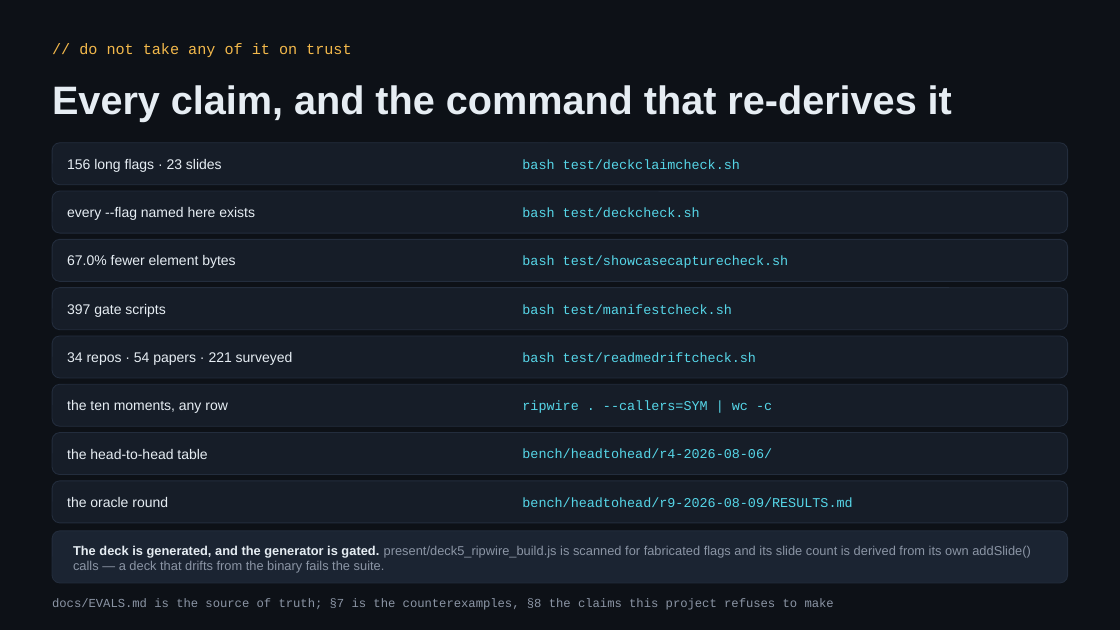
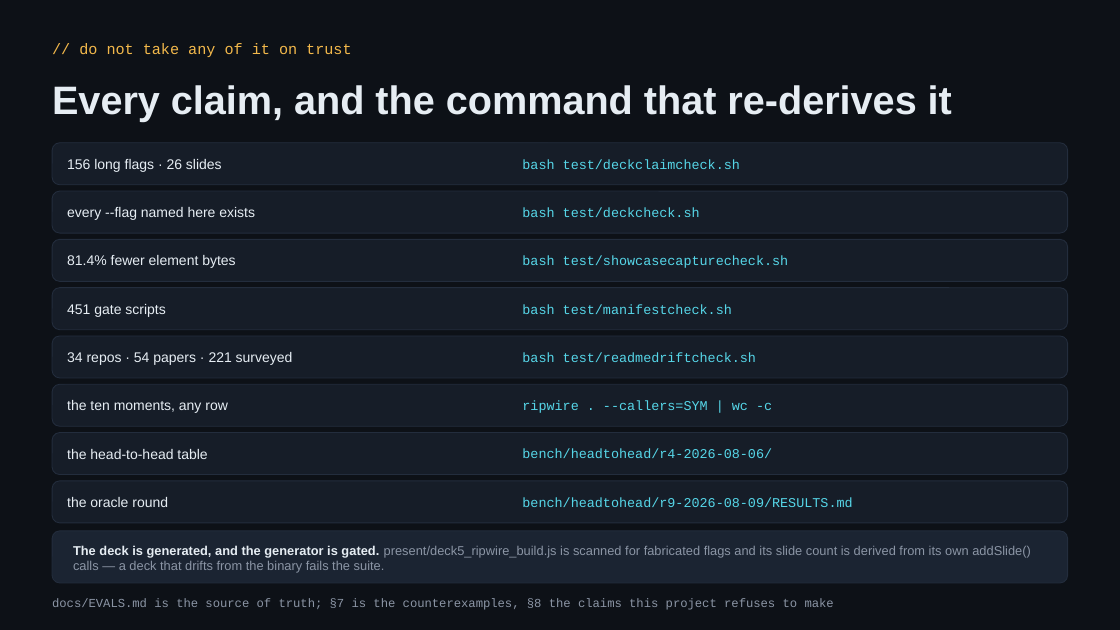
Before and after one commit to redhat-et/ripwire, a slide deck: slide 25 of present/ripwire-showcase.pptx (slide 22 before the commit). Drawn at 1120x630 pixels with LibreOffice and Linux fonts; fonts in the diff are those of the drawing. Boxes give left, top, right and bottom in pixels: in the first picture for what was removed or moved away, otherwise in the second. Text is boxed around its words. In the diff, an @@ line names an element or a change of style, - is before the commit and + after.

```diff
--- a/present/ripwire-showcase.pptx
+++ b/present/ripwire-showcase.pptx
@@ text at (67, 159, 222, 172): text changed @@
-156 long flags · 23 slides
+156 long flags · 26 slides
@@ text at (67, 255, 235, 268): text changed @@
-67.0% fewer element bytes
+81.4% fewer element bytes
@@ text at (67, 304, 165, 317): text changed @@
-397 gate scripts
+451 gate scripts
```
Also in this commit, not shown: 11 other slides changed, 3 slides added, 4 other files.
